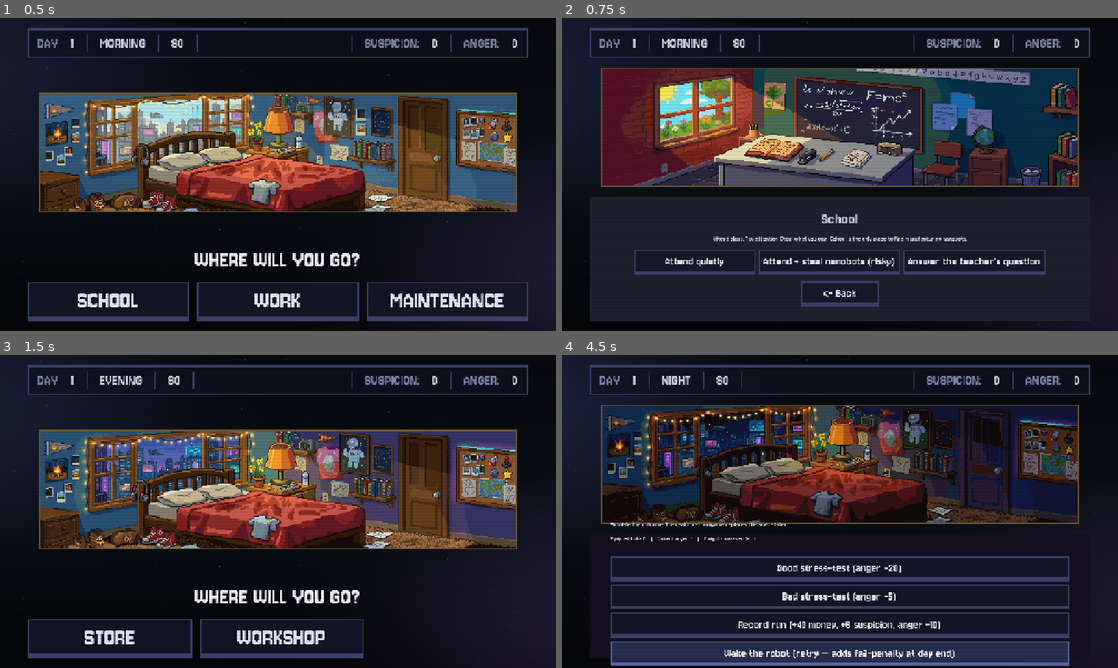
Above: before the commit, frames 1-4 (two rows, left to right).
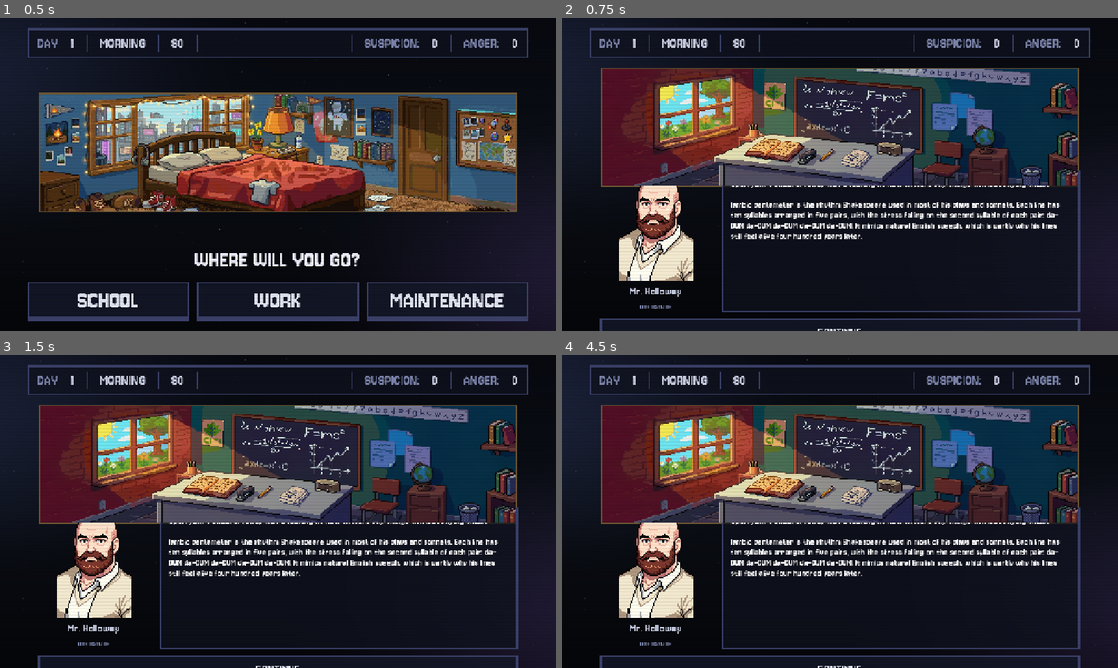
Above: after the commit, the same moments.

Repository: ExterrMatt/RobotStressTest
Game: Godot game, scene res://scenes/Main.tscn
Same seed, same stepped clock (60 frames per second), same inputs: the game is played once before the commit and once after it.
Inputs (mouse positions are in pixels of both pictures, inside the frame that each line leads up to):
- Up to frame 1 (0.5 s): no input
- Up to frame 2 (0.75 s): click "SCHOOL" at 0.5 s
- Up to frame 3 (1.5 s): click (133, 599) at 1.25 s, where only the run before the commit has a clickable "Attend quietly"
- Up to frame 4 (4.5 s): click (673, 636) at 2 s, where only the run before the commit has a clickable "STORE"; click (678, 583) at 2.75 s, where only the run before the commit has a clickable "Buy scrap metal bundle (−40)"; click (662, 636) at 3.5 s, where only the run before the commit has a clickable "STRESS TEST"; click (840, 652) at 4.25 s, where only the run before the commit has a clickable "Wake the robot (retry — adds …"

Frame 1 is identical in both runs. In frame 2, 17% of the frame differs, in the area x 5-94%, y 48-100%; in frame 3, 48%; in frame 4, 48%, in the area x 6-94%, y 5-100%.

Commit message:
school part 1

Diff:
--- /dev/null
+++ b/scenes/locations/School.gd
@@ -0,0 +1,425 @@
+extends LocationBase
+## School scene with a teacher lecture, comprehension question, and a
+## post-class branching choice (steal nanobots or leave quietly).
+##
+## Flow:
+##   1. ENTER  - pick a random teacher + question, show lecture text.
+##   2. QUESTION - show 3 answer buttons. One is correct.
+##                 (Correct => electronics +1, suspicion -4)
+##                 (Wrong   => nuts_bolts  +1, suspicion -2)
+##   3. POST_CLASS - "class is over, what now?"
+##                 (Steal   => +nanobots +1, +6 suspicion)
+##                 (Leave   => no extra delta)
+##   4. finish() with the combined result.
+##
+## Reward numbers mirror the original StubLocation School outcomes so the
+## game's pacing doesn't change.
+
+# --- Phases of this scene's internal flow (not to be confused with
+#     DayCycle.Phase, which is morning/evening/night) ---
+enum SchoolPhase {
+	LECTURE,
+	QUESTION,
+	POST_CLASS,
+}
+
+# --- Teacher + question data ---
+#
+# Each teacher has:
+#   texture_path: portrait
+#   intro:    short flavor line shown before the lecture (1-2 sentences)
+#   questions: list of dicts { lecture, prompt, choices: [String x 3], correct: int }
+#
+# The correct answer must be findable in the lecture text - that's the
+# learning loop. Wrong answers are plausible-but-wrong distractors.
+const TEACHERS: Array = [
+	{
+		"id": "gym",
+		"name": "Mr. Caldera",
+		"subject": "Gym",
+		"texture_path": "res://assets/textures/characters/teachers/Gym.png",
+		"intro": "Drop your bags. Today we're talking about something every one of you will need: not pulling a muscle.",
+		"questions": [
+			{
+				"lecture": "Warm-ups raise your muscle temperature and increase blood flow before exertion. A cold muscle is a brittle muscle - it tears under load that a warm one would shrug off. Five minutes of light cardio is enough to make a measurable difference. Skip the warm-up and you're betting your week on a coin flip.",
+				"prompt": "Why do we warm up before exercise?",
+				"choices": [
+					"It burns extra calories before the workout",
+					"It raises muscle temperature and blood flow",
+					"It tightens the muscles for more power",
+				],
+				"correct": 1,
+			},
+			{
+				"lecture": "When you sprint, your body switches to anaerobic energy production - burning glucose without oxygen. That's why you can only hold a top sprint for ten or fifteen seconds before your legs start screaming. Long, slow runs are aerobic; they use oxygen and last for hours. Different systems, different fuels.",
+				"prompt": "What energy system does a short sprint mainly use?",
+				"choices": [
+					"Aerobic - it uses oxygen efficiently",
+					"Anaerobic - it burns glucose without oxygen",
+					"Lipolytic - it burns stored fat",
+				],
+				"correct": 1,
+			},
+			{
+				"lecture": "Cooling down after exercise is just as important as warming up. Stopping suddenly lets blood pool in your legs and can make you light-headed. A gentle walk for a few minutes keeps the blood circulating and helps clear lactic acid out of the muscles. Lactic acid is what makes you sore the next day.",
+				"prompt": "What does a proper cool-down help clear from your muscles?",
+				"choices": [
+					"Glucose",
+					"Lactic acid",
+					"Oxygen debt",
+				],
+				"correct": 1,
+			},
+		],
+	},
+	{
+		"id": "history",
+		"name": "Ms. Verriden",
+		"subject": "History",
+		"texture_path": "res://assets/textures/characters/teachers/History.png",
+		"intro": "Settle down. Today's lesson is about a war nobody won, which makes it useful to remember.",
+		"questions": [
+			{
+				"lecture": "The Thirty Years' War began in 1618 as a religious conflict between Catholic and Protestant states in the Holy Roman Empire. It widened into a power struggle that pulled in France, Sweden, Spain, and Denmark. By the time it ended in 1648 with the Peace of Westphalia, an estimated eight million people were dead, mostly from famine and disease rather than combat. Westphalia established the modern concept of state sovereignty.",
+				"prompt": "What treaty ended the Thirty Years' War?",
+				"choices": [
+					"The Treaty of Versailles",
+					"The Peace of Westphalia",
+					"The Congress of Vienna",
+				],
+				"correct": 1,
+			},
+			{
+				"lecture": "The printing press, invented by Johannes Gutenberg around 1440, made it possible to reproduce books cheaply for the first time in European history. Before that, every book had to be hand-copied by scribes, which is why literacy was a luxury. Within fifty years of the press's invention, an estimated twenty million printed books were in circulation. It is hard to overstate how much this single piece of technology rearranged power in Europe.",
+				"prompt": "Who is credited with inventing the printing press around 1440?",
+				"choices": [
+					"Johannes Gutenberg",
+					"Leonardo da Vinci",
+					"Galileo Galilei",
+				],
+				"correct": 0,
+			},
+			{
+				"lecture": "The Silk Road wasn't a single road - it was a network of overland and maritime trade routes connecting China to the Mediterranean. Goods moved in stages, passing through dozens of intermediaries, so a Roman buying Chinese silk almost never met a Chinese seller. Ideas, diseases, and religions traveled the same routes. The Black Death likely reached Europe in the 1340s via Silk Road trade hubs.",
+				"prompt": "How did the Black Death likely arrive in Europe?",
+				"choices": [
+					"Through Viking raiders from the north",
+					"Via Silk Road trade hubs",
+					"On Spanish ships from the Americas",
+				],
+				"correct": 1,
+			},
+		],
+	},
+	{
+		"id": "literature",
+		"name": "Mr. Holloway",
+		"subject": "Literature",
+		"texture_path": "res://assets/textures/characters/teachers/Literature.png",
+		"intro": "Open your readers. Today we're looking at how writers say things without saying them.",
+		"questions": [
+			{
+				"lecture": "A metaphor is a direct comparison that says one thing IS another - 'the city is a furnace.' A simile is a comparison that uses 'like' or 'as' - 'the city is like a furnace.' Both create vivid imagery, but the metaphor commits more strongly. Beginning writers often overuse similes because they feel safer, but a well-placed metaphor lands harder.",
+				"prompt": "What's the key difference between a metaphor and a simile?",
+				"choices": [
+					"A metaphor uses 'like' or 'as', a simile doesn't",
+					"A simile uses 'like' or 'as', a metaphor doesn't",
+					"They mean the same thing and are interchangeable",
+				],
+				"correct": 1,
+			},
+			{
+				"lecture": "An unreliable narrator is one whose account of events the reader cannot fully trust. The unreliability might come from the narrator being a child, being mentally ill, lying on purpose, or simply being mistaken. Edgar Allan Poe used unreliable narrators famously in 'The Tell-Tale Heart.' The fun of these stories is reading between the lines to figure out what actually happened.",
+				"prompt": "Which author is famous for using unreliable narrators in stories like 'The Tell-Tale Heart'?",
+				"choices": [
+					"Mark Twain",
+					"Edgar Allan Poe",
+					"Charles Dickens",
+				],
+				"correct": 1,
+			},
+			{
+				"lecture": "Iambic pentameter is the rhythm Shakespeare used in most of his plays and sonnets. Each line has ten syllables arranged in five pairs, with the stress falling on the second syllable of each pair: da-DUM da-DUM da-DUM da-DUM da-DUM. It mimics natural English speech, which is partly why his lines still feel alive four hundred years later.",
+				"prompt": "How many syllables are in a line of iambic pentameter?",
+				"choices": [
+					"Eight",
+					"Ten",
+					"Twelve",
+				],
+				"correct": 1,
+			},
+		],
+	},
+	{
+		"id": "math",
+		"name": "Dr. Sundgren",
+		"subject": "Math",
+		"texture_path": "res://assets/textures/characters/teachers/Math.png",
+		"intro": "Phones away. Today we're proving something a Greek figured out two and a half thousand years ago.",
+		"questions": [
+			{
+				"lecture": "The Pythagorean theorem applies to right triangles - triangles with one ninety-degree angle. It says that the square of the hypotenuse, the side opposite the right angle, equals the sum of the squares of the other two sides. We write it as a squared plus b squared equals c squared. It works for every right triangle, no exceptions, and it's the foundation of distance calculations in geometry.",
+				"prompt": "The Pythagorean theorem applies to which kind of triangle?",
+				"choices": [
+					"Any triangle",
+					"Equilateral triangles only",
+					"Right triangles only",
+				],
+				"correct": 2,
+			},
+			{
+				"lecture": "Pi is the ratio of a circle's circumference to its diameter, and the same value works for every circle no matter the size. Pi is irrational - its decimal expansion never ends and never repeats. We usually use 3.14 or 3.14159 for calculations, but mathematicians have computed pi to trillions of digits. None of those extra digits have ever shown a repeating pattern.",
+				"prompt": "What does the number pi represent?",
+				"choices": [
+					"The area of a circle divided by its radius",
+					"A circle's circumference divided by its diameter",
+					"The angle of a full rotation in radians",
+				],
+				"correct": 1,
+			},
+			{
+				"lecture": "A prime number is a whole number greater than one that is only divisible by one and itself. Two, three, five, seven, and eleven are the first five primes. Every other whole number can be built from primes by multiplication - this is called the fundamental theorem of arithmetic. Primes get rarer as numbers get larger, but they never stop appearing.",
+				"prompt": "Which of these is NOT a prime number?",
+				"choices": [
+					"Seven",
+					"Nine",
+					"Eleven",
+				],
+				"correct": 1,
+			},
+		],
+	},
+	{
+		"id": "science",
+		"name": "Ms. Okorie",
+		"subject": "Science",
+		"texture_path": "res://assets/textures/characters/teachers/Science.png",
+		"intro": "Goggles on the desk. Today's topic is the smallest building blocks we know about.",
+		"questions": [
+			{
+				"lecture": "An atom has three kinds of particles. Protons carry a positive charge and live in the nucleus. Neutrons carry no charge and also live in the nucleus. Electrons carry a negative charge and orbit around the nucleus at much greater distances. The number of protons defines what element the atom is - change the proton count and you change the element entirely.",
+				"prompt": "Which particle determines what element an atom is?",
+				"choices": [
+					"The neutron",
+					"The proton",
+					"The electron",
+				],
+				"correct": 1,
+			},
+			{
+				"lecture": "Photosynthesis is how plants make their own food. They take in carbon dioxide from the air through tiny pores in their leaves, absorb water through their roots, and use sunlight to convert these into glucose. Oxygen is released as a byproduct, which is convenient for the rest of us. Without photosynthesis, almost no complex life on Earth would exist.",
+				"prompt": "What gas do plants release as a byproduct of photosynthesis?",
+				"choices": [
+					"Carbon dioxide",
+					"Nitrogen",
+					"Oxygen",
+				],
+				"correct": 2,
+			},
+			{
+				"lecture": "Newton's third law of motion says that for every action, there is an equal and opposite reaction. When you push off the ground to jump, the ground pushes back on you with the same force - that reaction is what actually lifts you. Rockets work the same way: hot gas is pushed out the back, and the rocket is pushed forward in response.",
+				"prompt": "What does Newton's third law of motion state?",
+				"choices": [
+					"Objects in motion stay in motion",
+					"Force equals mass times acceleration",
+					"Every action has an equal and opposite reaction",
+				],
+				"correct": 2,
+			},
+		],
+	},
+]
+
+# Reward values (mirror the original StubLocation outcomes).
+const REWARD_CORRECT: Dictionary = {
+	"suspicion": -4,
+	"ingredients": {"electronics": 1},
+}
+const REWARD_WRONG: Dictionary = {
+	"suspicion": -2,
+	"ingredients": {"nuts_bolts": 1},
+}
+const REWARD_STEAL: Dictionary = {
+	"suspicion": 6,
+	"ingredients": {"nanobots": 1},
+}
+
+# --- Scene refs ---
+@onready var teacher_portrait: TextureRect = %TeacherPortrait
+@onready var teacher_name_label: Label = %TeacherNameLabel
+@onready var subject_label: Label = %SubjectLabel
+@onready var dialogue_label: RichTextLabel = %DialogueLabel
+@onready var prompt_label: Label = %PromptLabel
+@onready var choice_grid: GridContainer = %ChoiceGrid
+@onready var continue_button: Button = %ContinueButton
+
+# --- Run state ---
+var _current_teacher: Dictionary = {}
+var _current_question: Dictionary = {}
+var _scene_phase: SchoolPhase = SchoolPhase.LECTURE
+
+# Running totals that get applied on finish().
+var _total_suspicion: int = 0
+var _total_ingredients: Dictionary = {}
+
+
+func _ready() -> void:
+	_pick_teacher_and_question()
+	_enter_lecture()
+	continue_button.pressed.connect(_on_continue_pressed)
+
+
+func _pick_teacher_and_question() -> void:
+	_current_teacher = TEACHERS.pick_random()
+	var questions: Array = _current_teacher["questions"]
+	_current_question = questions.pick_random()
+
+	teacher_name_label.text = _current_teacher["name"]
+	subject_label.text = _current_teacher["subject"].to_upper()
+
+	var tex: Texture2D = load(_current_teacher["texture_path"])
+	if tex:
+		teacher_portrait.texture = tex
+	else:
+		push_warning("School: missing teacher texture %s" % _current_teacher["texture_path"])
+
+
+# --- Lecture phase ---
+
+func _enter_lecture() -> void:
+	_scene_phase = SchoolPhase.LECTURE
+	dialogue_label.clear()
+	dialogue_label.append_text("[i]%s[/i]\n\n%s" % [
+		_current_teacher["intro"],
+		_current_question["lecture"],
+	])
+
+	prompt_label.visible = false
+	_clear_choice_buttons()
+	choice_grid.visible = false
+	continue_button.text = "CONTINUE"
+	continue_button.visible = true
+
+
+# --- Question phase ---
+
+func _enter_question() -> void:
+	_scene_phase = SchoolPhase.QUESTION
+
+	# Lecture stays visible; we add the prompt and choices below it.
+	prompt_label.text = _current_question["prompt"]
+	prompt_label.visible = true
+
+	continue_button.visible = false
+	_clear_choice_buttons()
+	choice_grid.visible = true
+
+	var choices: Array = _current_question["choices"]
+	var correct_index: int = _current_question["correct"]
+	for i in choices.size():
+		var btn := _build_choice_button(str(choices[i]))
+		btn.pressed.connect(_on_answer_pressed.bind(i, correct_index))
+		choice_grid.add_child(btn)
+
+
+func _on_answer_pressed(picked: int, correct: int) -> void:
+	# Disable further input while we show feedback.
+	for child in choice_grid.get_children():
+		if child is Button:
+			(child as Button).disabled = true
+
+	var reward: Dictionary
+	var feedback: String
+	if picked == correct:
+		reward = REWARD_CORRECT
+		feedback = "[color=#7fdf7f]Correct.[/color] %s nods. \"Good. Pay attention to the rest of you.\"" % _current_teacher["name"]
+	else:
+		reward = REWARD_WRONG
+		var correct_text: String = str(_current_question["choices"][correct])
+		feedback = "[color=#df7f7f]Wrong.[/color] %s sighs. \"The answer was: %s. Try to keep up.\"" % [
+			_current_teacher["name"],
+			correct_text,
+		]
+
+	_accumulate_reward(reward)
+
+	# Append feedback to the dialogue, then prompt the player to continue.
+	dialogue_label.append_text("\n\n%s" % feedback)
+
+	prompt_label.visible = false
+	continue_button.text = "CLASS ENDS  →"
+	continue_button.visible = true
+
+
+# --- Post-class phase ---
+
+func _enter_post_class() -> void:
+	_scene_phase = SchoolPhase.POST_CLASS
+
+	dialogue_label.append_text("\n\n[i]The bell rings. Chairs scrape. Students start filing out.[/i]\n\n[i]The supply cabinet at the back is unlocked. You can see the small case of manufacturing nanobots inside. Nobody's looking right now.[/i]")
+
+	prompt_label.text = "WHAT DO YOU DO?"
+	prompt_label.visible = true
+
+	continue_button.visible = false
+	_clear_choice_buttons()
+	choice_grid.visible = true
+
+	var leave_btn := _build_choice_button("LEAVE QUIETLY")
+	leave_btn.pressed.connect(_on_leave_pressed)
+	choice_grid.add_child(leave_btn)
+
+	var steal_btn := _build_choice_button("STEAL NANOBOTS")
+	steal_btn.pressed.connect(_on_steal_pressed)
+	choice_grid.add_child(steal_btn)
+
+
+func _on_leave_pressed() -> void:
+	_finish_school()
+
+
+func _on_steal_pressed() -> void:
+	_accumulate_reward(REWARD_STEAL)
+	_finish_school()
+
+
+# --- Shared ---
+
+func _on_continue_pressed() -> void:
+	match _scene_phase:
+		SchoolPhase.LECTURE:
+			_enter_question()
+		SchoolPhase.QUESTION:
+			_enter_post_class()
+		SchoolPhase.POST_CLASS:
+			# Should never hit - continue button is hidden in this phase.
+			_finish_school()
+
+
+func _finish_school() -> void:
+	finish(0, _total_suspicion, 0, _total_ingredients, false)
+
+
+func _accumulate_reward(reward: Dictionary) -> void:
+	_total_suspicion += int(reward.get("suspicion", 0))
+	var ingredients: Dictionary = reward.get("ingredients", {})
+	for ing_id in ingredients:
+		var amt: int = int(ingredients[ing_id])
+		_total_ingredients[ing_id] = int(_total_ingredients.get(ing_id, 0)) + amt
+
+
+func _build_choice_button(label: String) -> Button:
+	# Visually matches the home-screen "WHERE WILL YOU GO?" buttons.
+	var btn := Button.new()
+	btn.text = label
+	btn.custom_minimum_size = Vector2(0, 80)
+	btn.size_flags_horizontal = Control.SIZE_EXPAND_FILL
+	btn.add_theme_font_size_override("font_size", 40)
+	btn.autowrap_mode = TextServer.AUTOWRAP_WORD_SMART
+	btn.clip_text = false
+	return btn
+
+
+func _clear_choice_buttons() -> void:
+	for child in choice_grid.get_children():
+		child.queue_free()
--- a/scenes/locations/School.tscn
+++ b/scenes/locations/School.tscn
@@ -1,33 +1,110 @@
-[gd_scene format=3 uid="uid://b46o8nu5etd6b"]
+[gd_scene load_steps=2 format=3 uid="uid://b46o8nu5etd6b"]
 
-[ext_resource type="PackedScene" uid="uid://cyie4hrdescw1" path="res://scenes/locations/StubLocation.tscn" id="1"]
+[ext_resource type="Script" path="res://scenes/locations/School.gd" id="1"]
 
-[node name="School" unique_id=2128168618 instance=ExtResource("1")]
-title_text = "School"
-blurb_text = "Attend class. Pay attention. Steal what you can. School is the only place to find manufacturing nanobots."
-outcomes = [{
-"anger": 0,
-"ingredients": {
-"nuts_bolts": 1
-},
-"label": "Attend quietly",
-"money": 0,
-"suspicion": -2
-}, {
-"anger": 0,
-"ingredients": {
-"nanobots": 1,
-"nuts_bolts": 1
-},
-"label": "Attend + steal nanobots (risky)",
-"money": 0,
-"suspicion": 4
-}, {
-"anger": 0,
-"ingredients": {
-"electronics": 1
-},
-"label": "Answer the teacher's question",
-"money": 0,
-"suspicion": -4
-}]
+[node name="School" type="Control"]
+layout_mode = 3
+anchors_preset = 15
+anchor_right = 1.0
+anchor_bottom = 1.0
+grow_horizontal = 2
+grow_vertical = 2
+script = ExtResource("1")
+
+[node name="MarginContainer" type="MarginContainer" parent="."]
+layout_mode = 1
+anchors_preset = 15
+anchor_right = 1.0
+anchor_bottom = 1.0
+grow_horizontal = 2
+grow_vertical = 2
+theme_override_constants/margin_left = 24
+theme_override_constants/margin_top = 12
+theme_override_constants/margin_right = 24
+theme_override_constants/margin_bottom = 12
+
+[node name="VBox" type="VBoxContainer" parent="MarginContainer"]
+layout_mode = 2
+theme_override_constants/separation = 16
+
+[node name="HBox" type="HBoxContainer" parent="MarginContainer/VBox"]
+layout_mode = 2
+size_flags_vertical = 3
+theme_override_constants/separation = 24
+
+[node name="TeacherColumn" type="VBoxContainer" parent="MarginContainer/VBox/HBox"]
+layout_mode = 2
+size_flags_horizontal = 0
+theme_override_constants/separation = 8
+
+[node name="TeacherPortrait" type="TextureRect" parent="MarginContainer/VBox/HBox/TeacherColumn"]
+unique_name_in_owner = true
+texture_filter = 1
+custom_minimum_size = Vector2(256, 256)
+layout_mode = 2
+size_flags_horizontal = 4
+expand_mode = 1
+stretch_mode = 5
+
+[node name="TeacherNameLabel" type="Label" parent="MarginContainer/VBox/HBox/TeacherColumn"]
+unique_name_in_owner = true
+layout_mode = 2
+theme_type_variation = &"HUDStat"
+theme_override_font_sizes/font_size = 28
+text = "Teacher"
+horizontal_alignment = 1
+
+[node name="SubjectLabel" type="Label" parent="MarginContainer/VBox/HBox/TeacherColumn"]
+unique_name_in_owner = true
+layout_mode = 2
+theme_type_variation = &"HUDLabel"
+theme_override_font_sizes/font_size = 20
+text = "SUBJECT"
+horizontal_alignment = 1
+
+[node name="DialoguePanel" type="PanelContainer" parent="MarginContainer/VBox/HBox"]
+layout_mode = 2
+size_flags_horizontal = 3
+size_flags_vertical = 3
+theme_type_variation = &"HUDPanel"
+
+[node name="DialogueMargin" type="MarginContainer" parent="MarginContainer/VBox/HBox/DialoguePanel"]
+layout_mode = 2
+theme_override_constants/margin_left = 18
+theme_override_constants/margin_top = 14
+theme_override_constants/margin_right = 18
+theme_override_constants/margin_bottom = 14
+
+[node name="DialogueLabel" type="RichTextLabel" parent="MarginContainer/VBox/HBox/DialoguePanel/DialogueMargin"]
+unique_name_in_owner = true
+layout_mode = 2
+size_flags_vertical = 3
+bbcode_enabled = true
+fit_content = false
+scroll_active = true
+scroll_following = true
+theme_override_font_sizes/normal_font_size = 22
+
+[node name="PromptLabel" type="Label" parent="MarginContainer/VBox"]
+unique_name_in_owner = true
+visible = false
+layout_mode = 2
+theme_type_variation = &"Prompt"
+theme_override_font_sizes/font_size = 40
+text = "QUESTION?"
+horizontal_alignment = 1
+
+[node name="ChoiceGrid" type="GridContainer" parent="MarginContainer/VBox"]
+unique_name_in_owner = true
+visible = false
+layout_mode = 2
+theme_override_constants/h_separation = 18
+theme_override_constants/v_separation = 18
+columns = 3
+
+[node name="ContinueButton" type="Button" parent="MarginContainer/VBox"]
+unique_name_in_owner = true
+custom_minimum_size = Vector2(0, 64)
+layout_mode = 2
+theme_override_font_sizes/font_size = 32
+text = "CONTINUE"
Binary file changed: assets/textures/characters/teachers/Health.png
Not shown, added: assets/textures/characters/teachers/Health.png.import
Not shown, added: scenes/locations/School.gd.uid
